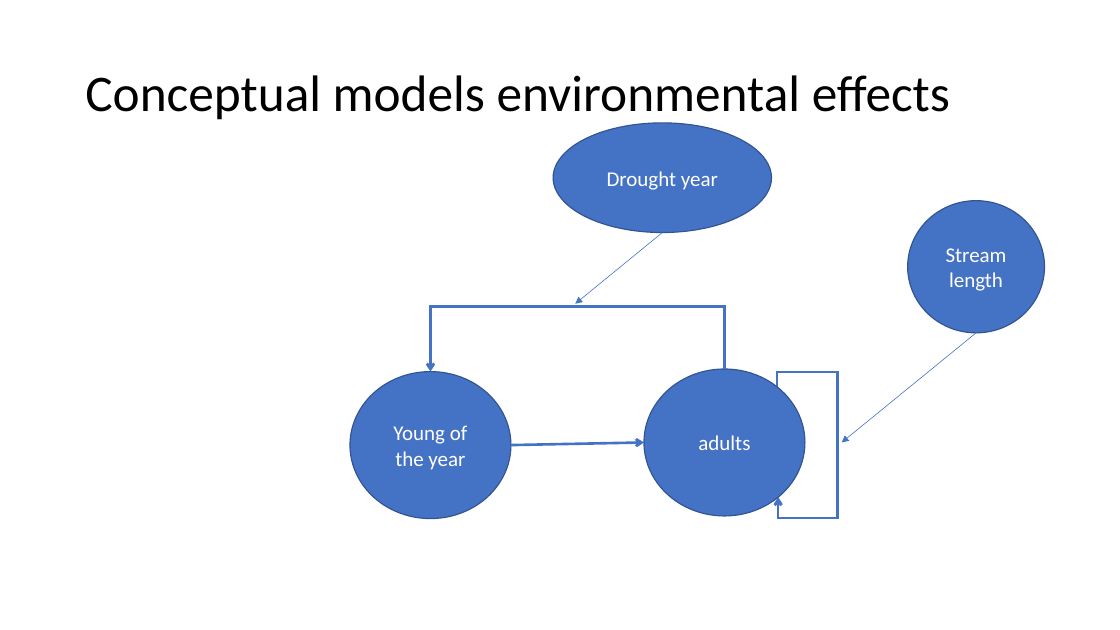
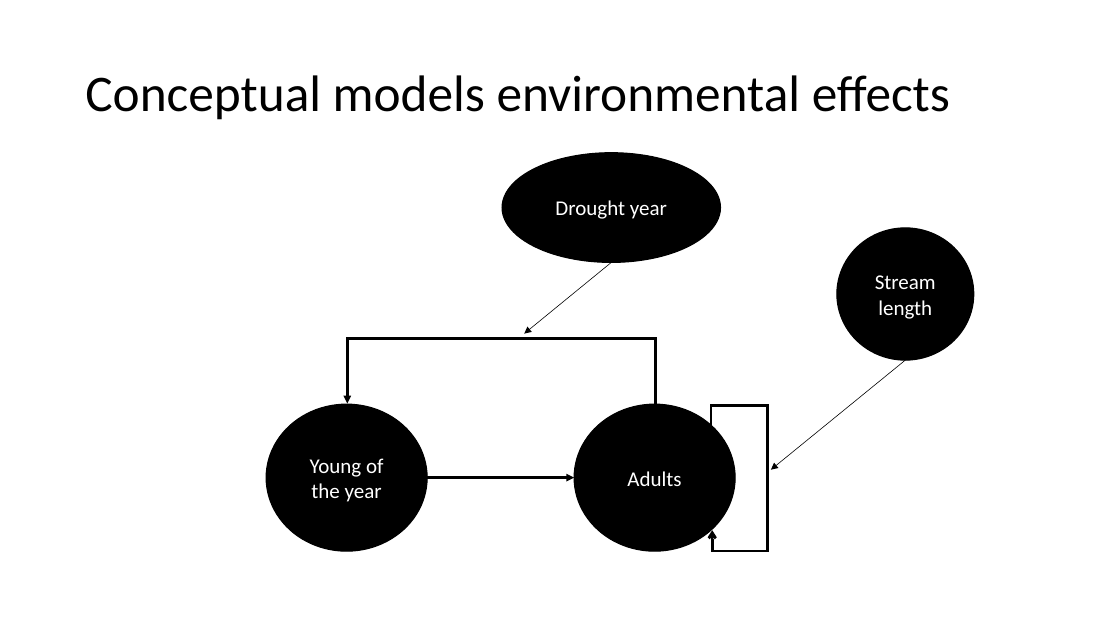
Before and after one commit to ssa200/ssa200.github.io, a slide deck: slide 23 of static/lectures/SSA_Lecture9_MatrixDemPVA.pptx (slide 21 before the commit). Drawn at 1120x630 pixels with LibreOffice and Linux fonts; fonts in the diff are those of the drawing; background and template pictures are left out. Boxes give left, top, right and bottom in pixels: in the first picture for what was removed or moved away, otherwise in the second. Text is boxed around its words. In the diff, an @@ line names an element or a change of style, - is before the commit and + after.

```diff
--- a/static/lectures/SSA_Lecture9_MatrixDemPVA.pptx
+++ b/static/lectures/SSA_Lecture9_MatrixDemPVA.pptx
@@ ellipse "Drought year": place and size @@
-ellipse "Drought year" at (554, 123, 772, 233)
+ellipse "Drought year" at (502, 153, 721, 263)
@@ ellipse "Stream length": place and size @@
-ellipse "Stream length" at (908, 201, 1045, 333)
+ellipse "Stream length" at (837, 228, 974, 360)
@@ arrow moved from (663, 233) - (576, 304) to (612, 262) - (524, 334) @@
@@ arrow (612, 262) - (524, 334): stroke #4472C4 0.5 pt to #000000 0.5 pt @@
@@ elbow arrow moved from (724, 369) - (430, 371) to (655, 405) - (347, 403) @@
@@ elbow arrow (655, 405) - (347, 403): stroke #4472C4 2.25 pt to #000000 2.25 pt; arrowheads changed @@
@@ arrow moved from (976, 333) - (842, 443) to (906, 360) - (771, 470) @@
@@ arrow (906, 360) - (771, 470): stroke #4472C4 0.5 pt to #000000 0.5 pt @@
@@ fill #4472C4 to #000000; outline #325491 1 pt to #000000 1 pt in 4 elements at (502, 153, 721, 263), (837, 228, 974, 360), (575, 404, 736, 551), (266, 404, 428, 551) @@
@@ ellipse "Young of the year": place and size @@
-ellipse "Young of the year" at (350, 371, 512, 518)
+ellipse "Young of the year" at (266, 404, 428, 551)
@@ ellipse "Adults": place and size @@
-ellipse "Adults" at (644, 369, 806, 516)
+ellipse "Adults" at (575, 404, 736, 551)
@@ elbow arrow moved from (777, 393) - (778, 497) to (711, 426) - (712, 530) @@
@@ elbow arrow (711, 426) - (712, 530): stroke #4472C4 2.25 pt to #000000 2.25 pt @@
@@ arrow removed from (371, 444) to (462, 444) @@
@@ arrow moved from (511, 445) - (644, 443) to (428, 478) - (575, 478) @@
@@ arrow (428, 478) - (575, 478): stroke #4472C4 2.25 pt to #000000 2.25 pt; arrowheads changed @@
@@ text in ellipse at (627, 471, 681, 486): text changed @@
-adults
+Adults
```
Also in this commit, not shown: 22 other slides changed, 3 slides added, 1 slide removed, 14 other files.
